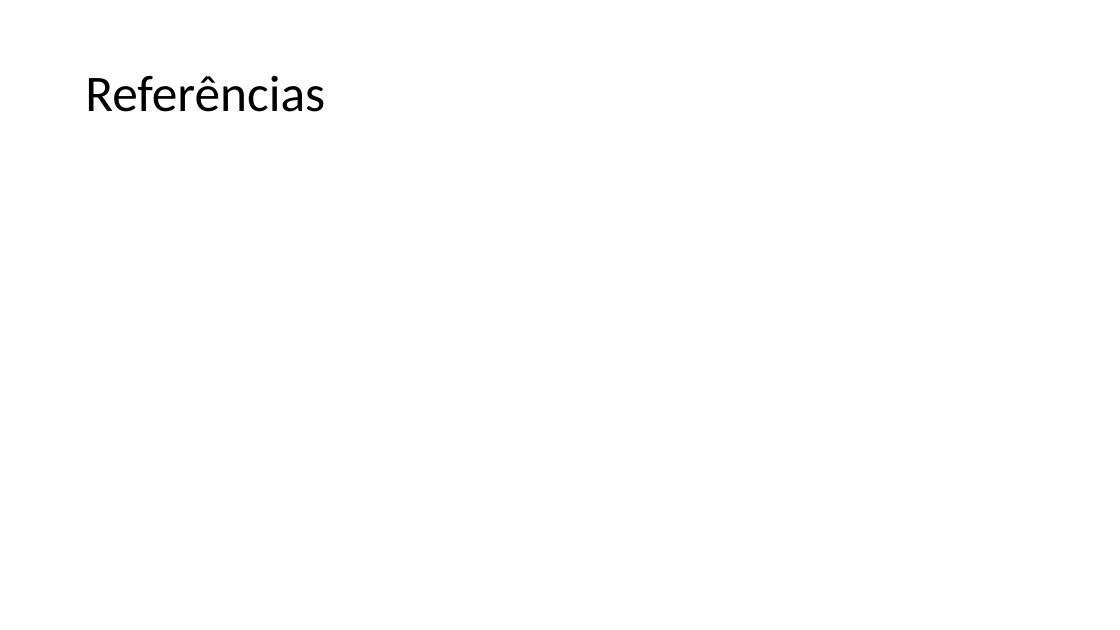
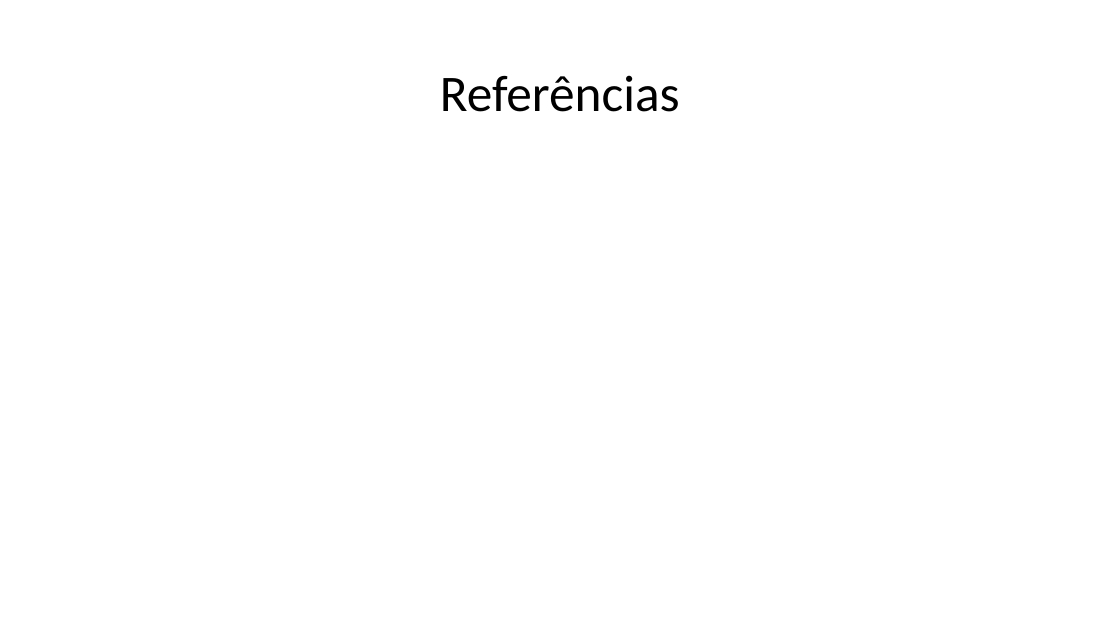
Before and after one commit to TavaresCarlos/TerrainIntelGIS, a slide deck: slide 13 of escrita/seminários/apresentacao.pptx (slide 6 before the commit). Drawn at 1120x630 pixels with LibreOffice and Linux fonts; fonts in the diff are those of the drawing. Boxes give left, top, right and bottom in pixels: in the first picture for what was removed or moved away, otherwise in the second. Text is boxed around its words. In the diff, an @@ line names an element or a change of style, - is before the commit and + after.

```diff
--- a/escrita/seminários/apresentacao.pptx
+++ b/escrita/seminários/apresentacao.pptx
@@ title "Referências" at bbox=[440, 75, 680, 112]: alignment left to centre @@
```
Also in this commit, not shown: 4 other slides changed, 8 slides added, 1 slide removed, 4 other files.
